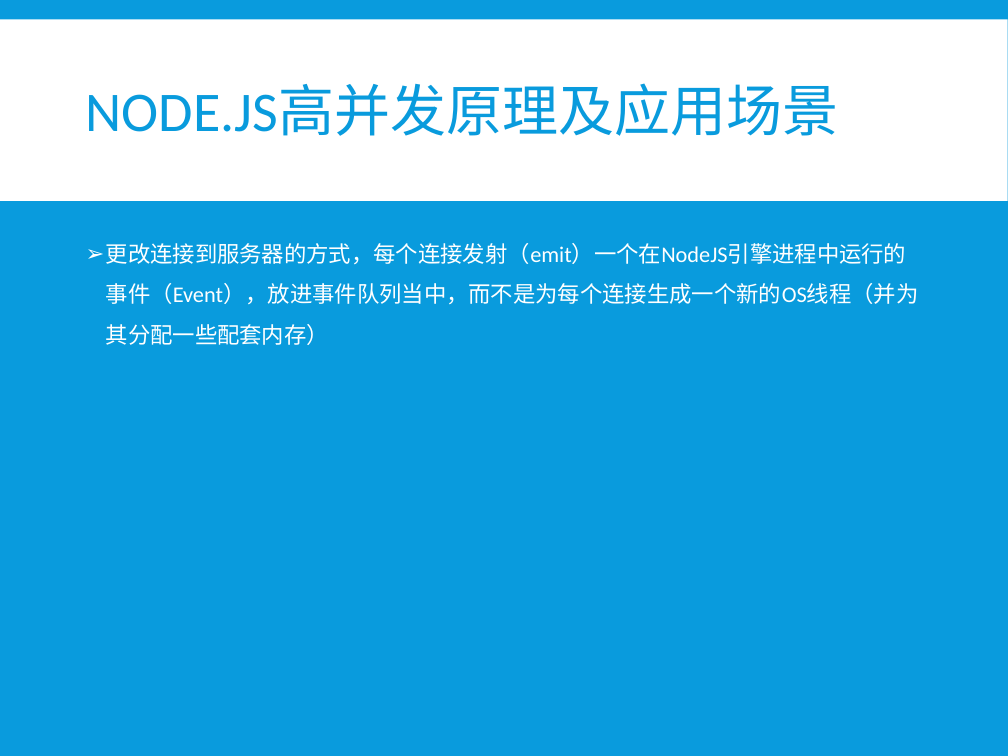
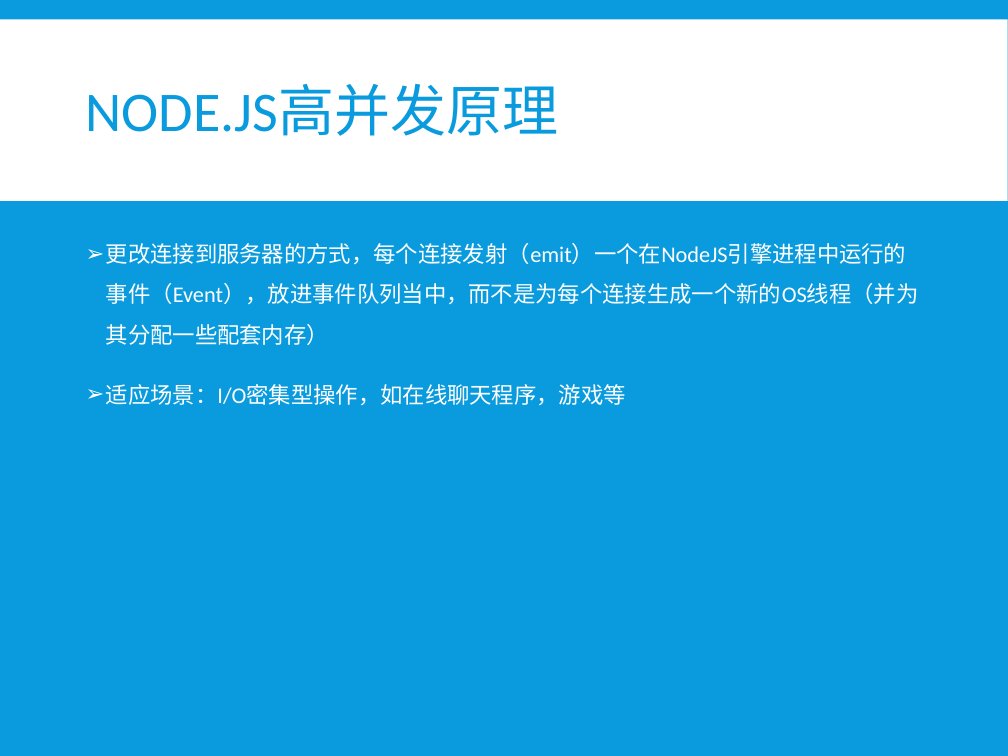
Before and after one commit to xiayu1986/webLearn, a slide deck: slide 20 of mix/技术分享/NODE技术分享.pptx. Drawn at 1008x756 pixels with LibreOffice and Linux fonts; fonts in the diff are those of the drawing. Boxes give left, top, right and bottom in pixels: in the first picture for what was removed or moved away, otherwise in the second. Text is boxed around its words. In the diff, an @@ line names an element or a change of style, - is before the commit and + after.

```diff
--- a/mix/技术分享/NODE技术分享.pptx
+++ b/mix/技术分享/NODE技术分享.pptx
@@ title at (x1=86, y1=84, x2=559, y2=136): text changed @@
-NODE.JS高并发原理及应用场景
+NODE.JS高并发原理
@@ text at (x1=106, y1=384, x2=626, y2=406): paragraph added @@
+➢ 适应场景：I/O密集型操作，如在线聊天程序，游戏等
```
Also in this commit, not shown: 1 other slide changed, 3 slides added, 2 slides removed, 9 other files.
